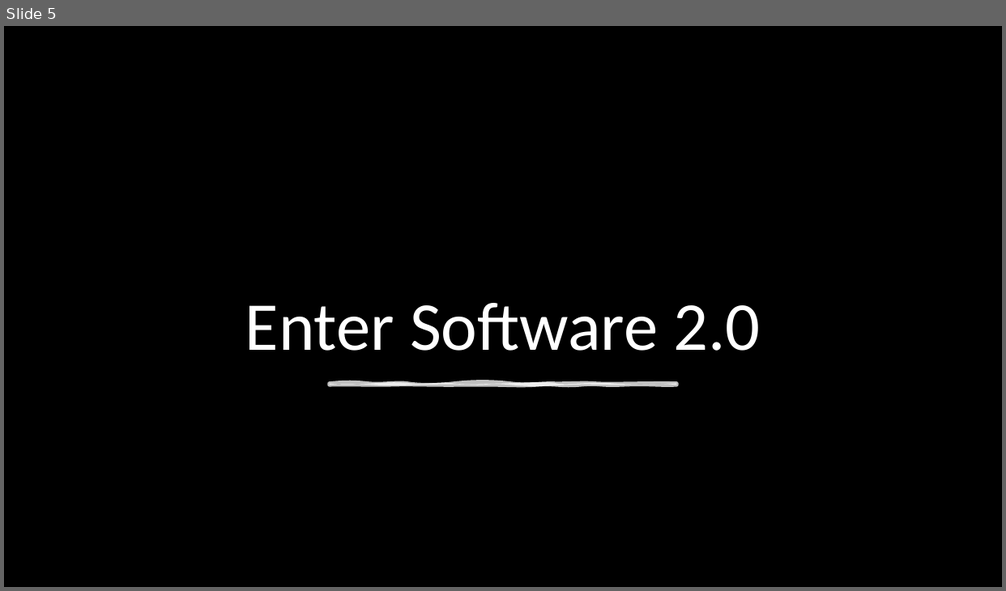
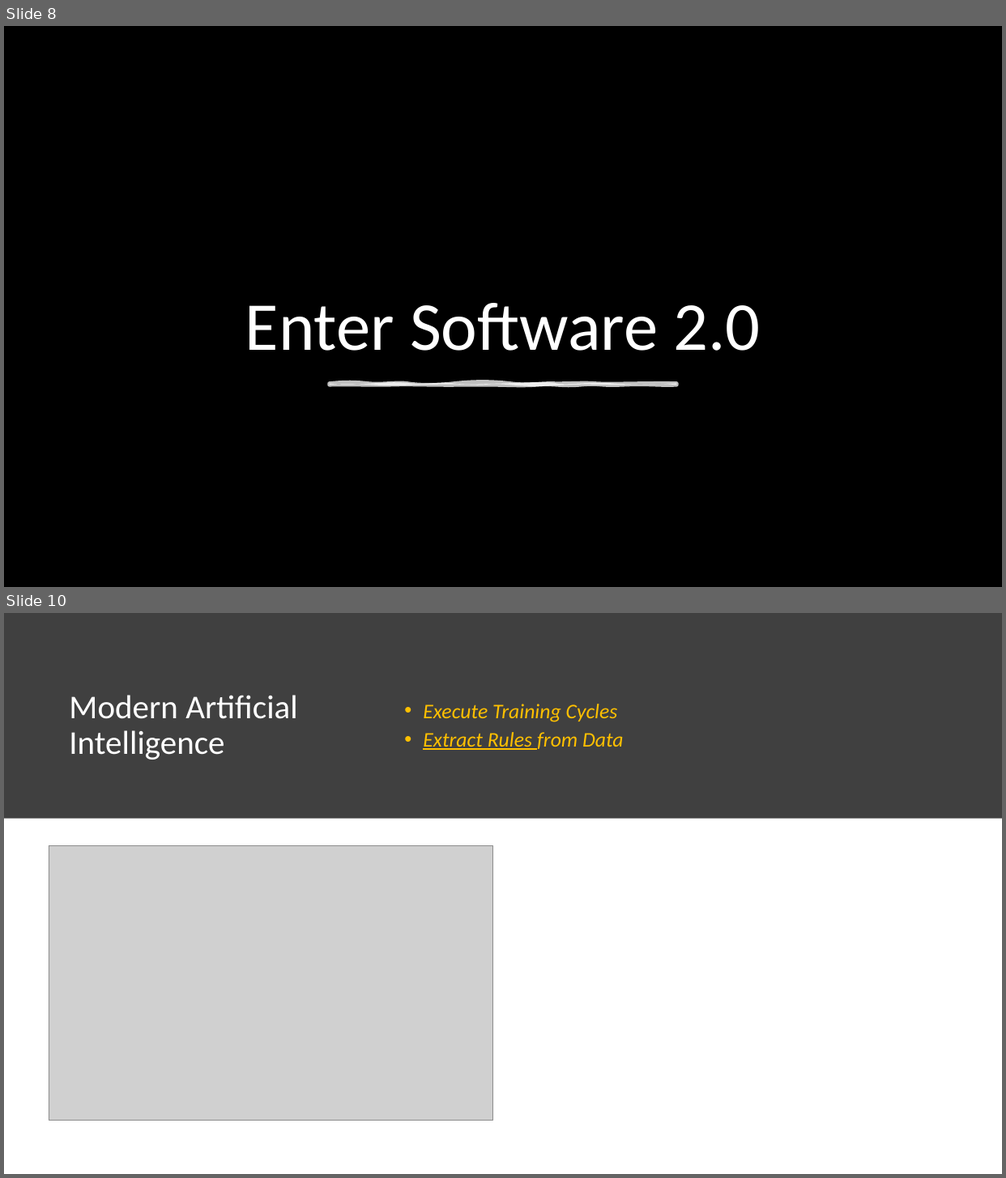
Before and after one commit to natitaw/my-books, a slide deck: presentation/Presentation1.pptx. Shown one above the other, each under a label of ours: slide 5 before the commit, slides 8 and 10 after it; the slides between them are not shown. The pictures are 1006x591 and 1006x1178 pixels, drawn with LibreOffice and Linux fonts; fonts in the diff are those of the drawing; grey boxes stand for pictures; background and template pictures are left out. Boxes give left, top, right and bottom in pixels: in the first picture for what was removed or moved away, otherwise in the second. Text is boxed around its words. In the diff, an @@ line names an element or a change of style, - is before the commit and + after.

```diff
--- a/presentation/Presentation1.pptx
+++ b/presentation/Presentation1.pptx
@@ slide 10 added at (x1=4, y1=613, x2=1002, y2=1174), background #FFFFFF @@
@@ rectangle added at (x1=4, y1=613, x2=1002, y2=819), fill #404040 @@
@@ title added at (x1=69, y1=695, x2=297, y2=760), 32 pt, text #FFFFFF @@
+Modern Artificial Intelligence
@@ text added at (x1=423, y1=704, x2=624, y2=750), 20 pt, text #FFC000, italic @@
+• Execute Training Cycles
+• Extract Rules from Data
@@ picture added at (x1=49, y1=846, x2=493, y2=1121) @@
@@ what was slide 5 is now slide 8 @@
```
Also in this commit, not shown: 4 slides changed, 6 other slides added.
